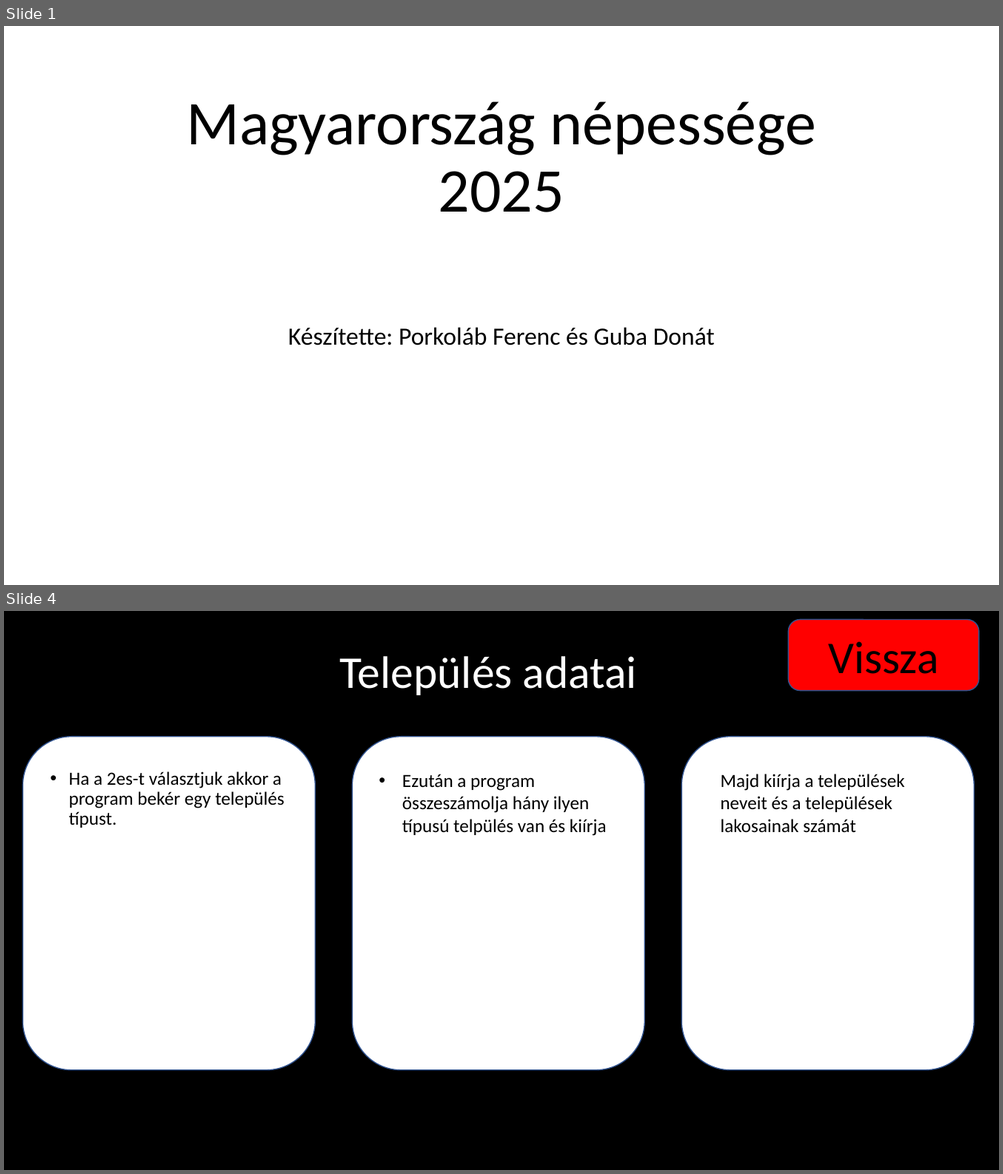
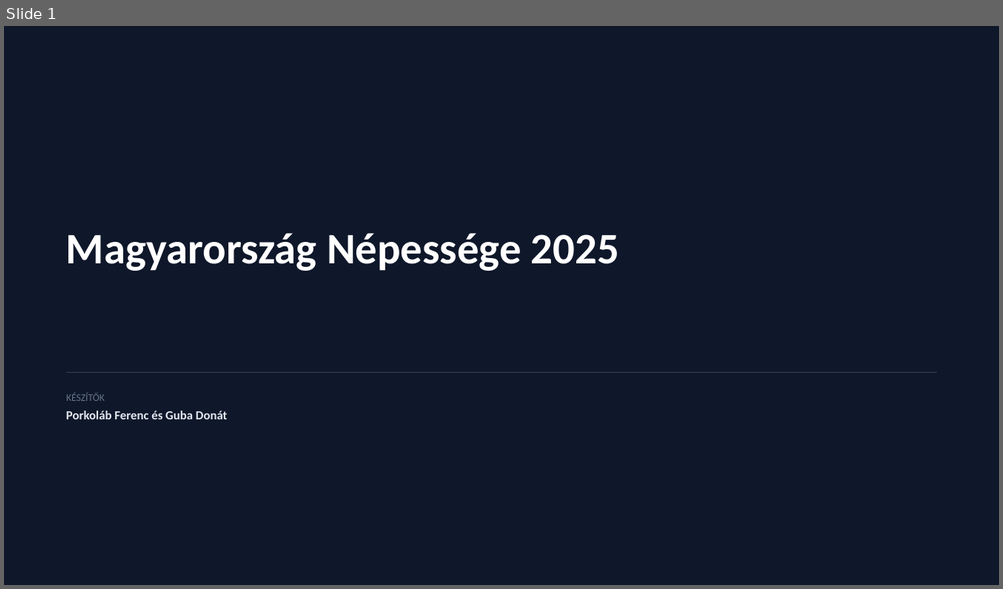
Before and after one commit to FRXTSY/Nepesseg, a slide deck: Magyarország népessége 2025.pptx. Shown one above the other, each under a label of ours: slides 1 and 4 before the commit, slide 1 after it; the slides between them are not shown. The pictures are 1003x1174 and 1003x589 pixels, drawn with LibreOffice and Linux fonts; fonts in the diff are those of the drawing; background and template pictures are left out. Boxes give left, top, right and bottom in pixels: in the first picture for what was removed or moved away, otherwise in the second. Text is boxed around its words. In the diff, an @@ line names an element or a change of style, - is before the commit and + after.

```diff
--- a/Magyarország népessége 2025.pptx
+++ b/Magyarország népessége 2025.pptx
@@ slide 4 removed at (x1=4, y1=611, x2=999, y2=1170), background #000000 @@
@@ rounded rectangle removed at (x1=788, y1=619, x2=979, y2=690) @@
-Vissza
@@ title removed at (x1=339, y1=656, x2=637, y2=695) @@
-Település adatai
@@ rounded rectangle removed at (x1=22, y1=736, x2=315, y2=1070) @@
@@ rounded rectangle removed at (x1=353, y1=736, x2=645, y2=1070) @@
@@ rounded rectangle removed at (x1=681, y1=736, x2=974, y2=1070) @@
@@ text removed at (x1=69, y1=772, x2=284, y2=828) @@
-• Ha a 2es-t választjuk akkor a program bekér egy település típust.
@@ text removed at (x1=402, y1=774, x2=606, y2=836) @@
-• Ezután a program összeszámolja hány ilyen típusú telpülés van és kiírja
@@ text removed at (x1=720, y1=774, x2=905, y2=833) @@
-Majd kiírja a települések neveit és a települések lakosainak számát
@@ slide 1 changed as well @@
@@ background picture (left out) to #0F172A @@
@@ text "Magyarország Népessége 2025" at (x1=66, y1=233, x2=619, y2=271): vertical alignment bottom to top @@
@@ text at (x1=66, y1=233, x2=619, y2=271): text changed; size 60 to 42 pt; text colour #000000 to #FFFFFF; bold on @@
-Magyarország népessége 2025
+Magyarország Népessége 2025
@@ rectangle added at (x1=66, y1=372, x2=936, y2=373), fill #334155 @@
@@ text added at (x1=66, y1=393, x2=105, y2=401), 9.8 pt, text #64748B @@
+KÉSZÍTŐK
@@ text at (x1=66, y1=411, x2=227, y2=420): text changed; size 24 to 12 pt; text colour #000000 to #E2E8F0; bold on @@
-Készítette: Porkoláb Ferenc és Guba Donát
+Porkoláb Ferenc és Guba Donát
```
Also in this commit, not shown: 6 slides added, 3 other slides removed, 1 other file.
